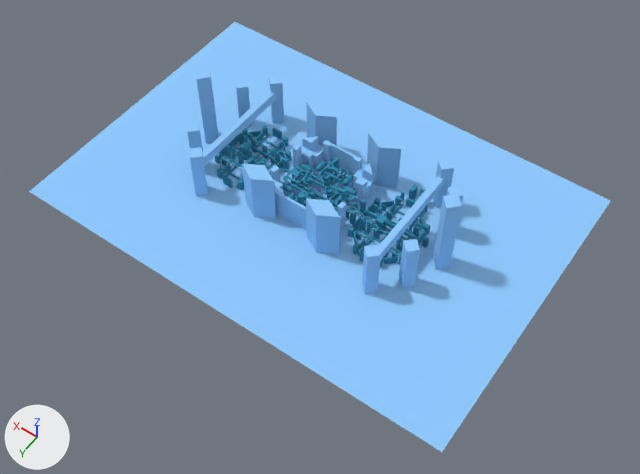
The Blender file assets/lvl/title.blend, before and after one commit.
One viewpoint serves both versions: a camera (50 mm lens) standing at (-405.0, 565.0, 809.0) and looking at (-39.0, 52.0, 3.0). The lights are fixed; the arrows at lower left show +X, +Y and +Z.

Objects in the first picture: 'city2_scenery', 'half1', 'half2', 'half3'.
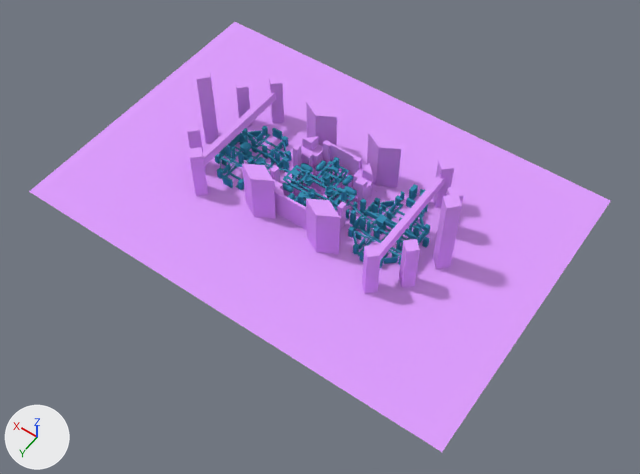
Boxes [x1, y1, x2, y2] around the edits, measured in the pictures (640 x 474 px):
'city2_scenery', recoloured (blue to purple)
    both: [29, 22, 611, 452]
'half2', recoloured (blue to purple)
    both: [270, 136, 379, 237]
'half1', recoloured (blue to purple)
    both: [337, 184, 440, 288]
'half3', recoloured (blue to purple)
    both: [205, 119, 302, 203]

What changed in the scene script:
```text
Change mat_material_002:
    mat_material_002.base_color: (0.288, 0.603, 1.0) -> (0.738, 0.352, 1.0)  # blue #92ccff -> purple #dfa0ff
```
